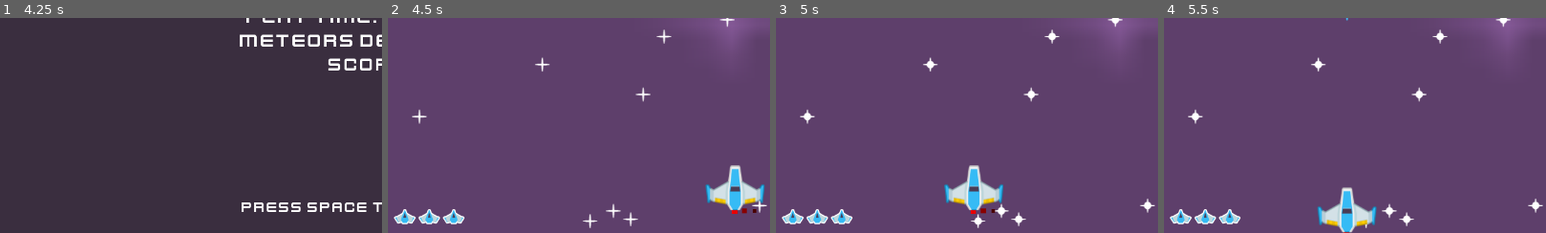
Above: before the commit, frames 1-4 (left to right).
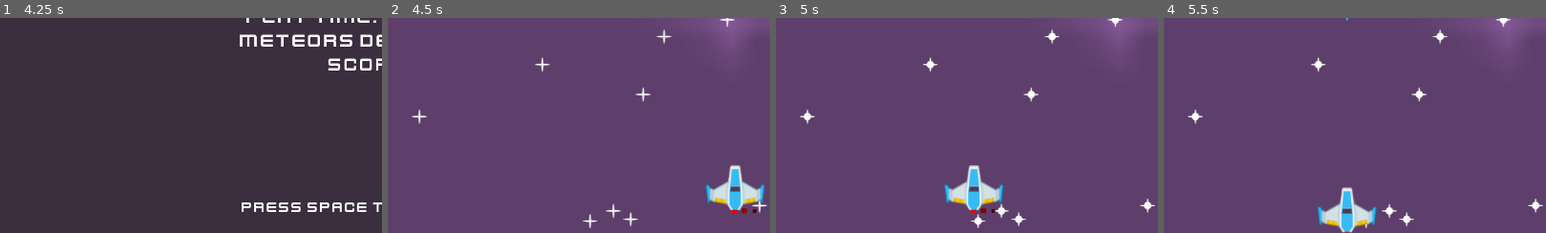
Above: after the commit, the same moments.

Repository: joeshisya/space_shooter
Game: Godot game, scene res://scenes/level.tscn
The game is run twice, just before and just after one commit, with the same random seed, the same clock (stepped at 60 frames per second) and the same inputs.
Inputs:
- Up to frame 1 (4.25 s): tap Enter at 0.5 s; hold Right (right) 0.53-1.28 s; hold Space (shoot) 0.53-1.28 s; hold Down (down) 1.28-2.03 s; tap Space (shoot) at 1.35, 2.85 s; hold Right (right) 2.03-2.78 s; hold Space (shoot) 2.03-2.78 s; hold Up (up) 2.78-3.53 s; hold Left (left) from 3.53 s (still down); hold Space (shoot) from 3.53 s (still down)
- Up to frame 2 (4.5 s): keep holding Left (left); release Space (shoot) at 4.28 s; tap Space (shoot) at 4.35 s
- Up to frame 3 (5 s): keep holding Left (left)
- Up to frame 4 (5.5 s): release Left (left) at 5.03 s; hold Down (down) from 5.03 s (still down); hold Space (shoot) from 5.03 s (still down)
The pictures show only the part of the screen within x 0-50%, y 50-100%; the shares and areas given below are measured in that part.

Frame 1 is identical in both runs. In frame 2, 0.7% of the frame differs, in the area x 1-20%, y 88-96%; in frame 3, 0.7%; in frame 4, 0.7%.

Commit message:
Added rapid shot powerup
A powerup that allows the player to fire continuously within a set time limit

Diff:
--- a/global/global.gd
+++ b/global/global.gd
@@ -1,6 +1,23 @@
 extends Node
 
+var max_health := 3
+var health := 3
 var play_time := 0
 var meteors_destroyed := 0
 var score := 0
-var shoot_rate := 3
+var shoot_rate := 4 # Shots per second
+var rapid_fire := false
+var rapid_fire_count := 0
+
+var is_shield_equiped := false
+
+
+func activate_rapid_fire() -> void:
+	rapid_fire_count += 1
+	rapid_fire = true
+	await get_tree().create_timer(10).timeout
+	rapid_fire_count -= 1
+
+	if rapid_fire_count <= 0:
+		rapid_fire = false
+		rapid_fire_count = 0  # safety net
--- a/project.godot
+++ b/project.godot
@@ -61,6 +61,7 @@
 2d_physics/layer_2="Meteor"
 2d_physics/layer_3="Walls"
 2d_physics/layer_4="Laser"
+2d_physics/layer_5="Shield"
 
 [rendering]
 
--- a/scenes/level.tscn
+++ b/scenes/level.tscn
@@ -58,20 +58,30 @@
 position = Vector2(640, 740)
 shape = SubResource("RectangleShape2D_g0xuk")
 
-[node name="MeteorTimer" type="Timer" parent="."]
-wait_time = 0.5
-autostart = true
-
 [node name="Meteors" type="Node2D" parent="."]
 metadata/_edit_lock_ = true
 
 [node name="Lasers" type="Node2D" parent="."]
 metadata/_edit_lock_ = true
 
+[node name="Powerups" type="Node2D" parent="."]
+
 [node name="AnimatedSprite2D" type="AnimatedSprite2D" parent="."]
 sprite_frames = SubResource("SpriteFrames_ubtaa")
 
 [node name="UI" parent="." instance=ExtResource("4_f31ts")]
 
+[node name="Timers" type="Node2D" parent="."]
+
+[node name="MeteorTimer" type="Timer" parent="Timers"]
+wait_time = 0.5
+autostart = true
+
+[node name="ShieldTimer" type="Timer" parent="Timers"]
+
+[node name="RapidFireTimer" type="Timer" parent="Timers"]
+
 [connection signal="laser" from="Player" to="." method="_on_player_laser"]
-[connection signal="timeout" from="MeteorTimer" to="." method="_on_meteor_timer_timeout"]
+[connection signal="timeout" from="Timers/MeteorTimer" to="." method="_on_meteor_timer_timeout"]
+[connection signal="timeout" from="Timers/ShieldTimer" to="." method="_on_shield_timer_timeout"]
+[connection signal="timeout" from="Timers/RapidFireTimer" to="." method="_on_rapid_fire_timer_timeout"]
--- /dev/null
+++ b/scenes/rapid_fire.tscn
@@ -0,0 +1,16 @@
+[gd_scene load_steps=3 format=3 uid="uid://dvht8i8gpd3hi"]
+
+[ext_resource type="Script" path="res://scripts/rapid_fire.gd" id="1_23jra"]
+[ext_resource type="Texture2D" uid="uid://rg6wjulqx8ww" path="res://graphics/powerups/lightning.png" id="1_255su"]
+
+[node name="RapidFire" type="Area2D"]
+collision_layer = 16
+script = ExtResource("1_23jra")
+
+[node name="Sprite2D" type="Sprite2D" parent="."]
+texture = ExtResource("1_255su")
+
+[node name="CollisionPolygon2D" type="CollisionPolygon2D" parent="."]
+polygon = PackedVector2Array(-6, -8, 17, -45, 8, -19, 19, -21, 2, 7, 12, 4, -12, 43, -3, 16, -13, 19, 3, -10)
+
+[connection signal="body_entered" from="." to="." method="_on_body_entered"]
--- /dev/null
+++ b/scenes/shield.gd
@@ -0,0 +1,41 @@
+extends Area2D
+
+var speed: int
+var is_equiped := false
+var player: Node2D
+
+# Called when the node enters the scene tree for the first time.
+func _ready() -> void:
+	var rng := RandomNumberGenerator.new()
+	var width = get_viewport().get_visible_rect().size[0]
+	var random_x = rng.randi_range(0, width)
+	var random_y = rng.randi_range(-150, -50)
+	position = Vector2(random_x, random_y)
+	speed = rng.randi_range(250, 400)
+
+	$Sprite2D.texture = load('res://graphics/powerups/shield_1.png')
+
+
+func _process(delta: float) -> void:
+	position += Vector2(0.0, 1.0) * speed * delta
+
+	if is_equiped:
+		position = Vector2(player.position.x, player.position.y - 50)
+
+
+func _on_body_entered(body: Node2D) -> void:
+	if not Global.is_shield_equiped:
+		speed = 0
+		player = body
+		position = Vector2(player.position.x, player.position.y -50)
+		is_equiped = true
+		Global.is_shield_equiped = true
+		await get_tree().create_timer(5).timeout
+		queue_free()
+		Global.is_shield_equiped = false
+
+
+func _on_area_entered(area: Area2D) -> void:
+	if is_equiped:
+		area.queue_free()
+		Global.meteors_destroyed += 1
--- /dev/null
+++ b/scenes/shield.tscn
@@ -0,0 +1,22 @@
+[gd_scene load_steps=4 format=3 uid="uid://bhw6xbrigjvcc"]
+
+[ext_resource type="Texture2D" uid="uid://ba46y2x7i3x10" path="res://graphics/powerups/shield_1.png" id="1_j6gfy"]
+[ext_resource type="Script" path="res://scenes/shield.gd" id="1_o6m8x"]
+
+[sub_resource type="RectangleShape2D" id="RectangleShape2D_yalr5"]
+size = Vector2(100, 116)
+
+[node name="Shield" type="Area2D"]
+collision_layer = 16
+collision_mask = 3
+script = ExtResource("1_o6m8x")
+
+[node name="Sprite2D" type="Sprite2D" parent="."]
+texture = ExtResource("1_j6gfy")
+
+[node name="CollisionShape2D" type="CollisionShape2D" parent="."]
+position = Vector2(0, 27)
+shape = SubResource("RectangleShape2D_yalr5")
+
+[connection signal="area_entered" from="." to="." method="_on_area_entered"]
+[connection signal="body_entered" from="." to="." method="_on_body_entered"]
--- a/scripts/level.gd
+++ b/scripts/level.gd
@@ -1,15 +1,52 @@
 extends Node2D
 
-var meteor_scene: PackedScene = load('res://scenes/meteor.tscn');
-var laser_scene: PackedScene = load('res://scenes/laser.tscn');
+var meteor_scene: PackedScene = load('res://scenes/meteor.tscn')
+var laser_scene: PackedScene = load('res://scenes/laser.tscn')
 var star_scene: PackedScene = load('res://scenes/star.tscn')
+var shield_scene: PackedScene = load('res://scenes/shield.tscn')
+var rapid_fire_scene: PackedScene = load("res://scenes/rapid_fire.tscn")
 
-var health: int = 3
+var rng = RandomNumberGenerator.new()
+
+var min_shield_spawn_time := 5.0
+var max_shield_spawn_time := 15.0
+
+var min_rapid_fire_spawn_time := 9.00
+var max_rapid_fire_spawn_time := 21.00
+
+func _ready() -> void:
+	get_tree().call_group('ui', 'set_health', Global.health)
+	draw_stars()
+	set_shield_timer()
+	set_rapid_fire_timer()
+
+func draw_stars():
+	var size := get_viewport().get_visible_rect().size
+	rng.randomize()
+	for count in range(0, 35):
+		var star = star_scene.instantiate()
+		var random_x = rng.randi_range(0, int(size.x))
+		var random_y = rng.randi_range(0, int(size.y))
+		star.position = Vector2(random_x, random_y)
+		$Stars.add_child(star)
+
+		#var random_scale = rng.randf_range(0.6, 1.4)
+		#star.get_child(0). = Vector2(random_scale, random_scale)
+		#
+		#star.speed
+
+func set_shield_timer():
+	rng.randomize()
+	var shield_spawn_time = rng.randf_range(min_shield_spawn_time, max_shield_spawn_time)
+	$Timers/ShieldTimer.wait_time = shield_spawn_time
+	$Timers/ShieldTimer.start()
 
 
-func _ready() -> void:
-	get_tree().call_group('ui', 'set_health', health)
-	draw_stars()
+func set_rapid_fire_timer():
+	rng.randomize()
+	var rapid_fire_spawn_time = rng.randf_range(min_rapid_fire_spawn_time, max_rapid_fire_spawn_time)
+	$Timers/RapidFireTimer.wait_time = rapid_fire_spawn_time
+	$Timers/RapidFireTimer.start()
 
 
 func _on_meteor_timer_timeout() -> void:
@@ -19,29 +56,27 @@
 
 
 func _on_meteor_collision():
-	health -= 1
-	get_tree().call_group('ui', 'set_health', health)
-	if health <= 0:
+	Global.health -= 1
+	get_tree().call_group('ui', 'set_health', Global.health)
+	if Global.health <= 0:
 		get_tree().change_scene_to_file("res://scenes/game_over.tscn")
 
 
 func _on_player_laser(pos) -> void:
 	var laser = laser_scene.instantiate()
+	laser.position = pos
 	$Lasers.add_child(laser)
-	laser.position = pos
 
 
-func draw_stars():
-	var size := get_viewport().get_visible_rect().size
-	var rng = RandomNumberGenerator.new()
-	for count in range(0, 35):
-		var star = star_scene.instantiate()
-		var random_x = rng.randi_range(0, size.x)
-		var random_y = rng.randi_range(0, size.y)
-		$Stars.add_child(star)
-		star.position = Vector2(random_x, random_y)
+func _on_shield_timer_timeout() -> void:
+	var shield = shield_scene.instantiate()
+	$Powerups.add_child(shield)
+	$Timers/ShieldTimer.stop()
+	set_shield_timer()
 
-		#var random_scale = rng.randf_range(0.6, 1.4)
-		#star.get_child(0). = Vector2(random_scale, random_scale)
-		#
-		#star.speed
+
+func _on_rapid_fire_timer_timeout() -> void:
+	var rapid_fire = rapid_fire_scene.instantiate()
+	$Powerups.add_child(rapid_fire)
+	$Timers/RapidFireTimer.stop()
+	set_rapid_fire_timer()
--- a/scripts/meteor.gd
+++ b/scripts/meteor.gd
@@ -34,6 +34,7 @@
 	position += Vector2(direction, 1.0) * speed * delta
 	rotation_degrees += rotation_speed * delta
 
+
 func _on_body_entered(_body: Node2D) -> void:
 	if can_collide:
 		collision.emit()
--- a/scripts/player.gd
+++ b/scripts/player.gd
@@ -8,19 +8,25 @@
 # Called when the node enters the scene tree for the first time.
 func _ready() -> void:
 	position = Vector2(1280/2, 720 - 75)
+	$LaserTimer.wait_time = 1.00 / Global.shoot_rate
 
 
-# Called every frame. 'delta' is the elapsed time since the previous frame.
 func _process(_delta: float) -> void:
 	var direction = Input.get_vector("left", "right", "up", "down")
 	velocity = direction * SPEED
 	move_and_slide()
 
+	if Input.is_action_pressed("shoot") && Global.rapid_fire:
+		fire()
+
 	if Input.is_action_just_pressed("shoot") && can_shoot:
-		laser.emit($LaserStartPos.global_position)
-		can_shoot = false
-		$LaserTimer.start()
-		$laser_sound.play()
+		fire()
+
+func fire():
+	laser.emit($LaserStartPos.global_position)
+	can_shoot = false
+	$LaserTimer.start()
+	$laser_sound.play()
 
 
 func _on_laser_timer_timeout() -> void:
--- /dev/null
+++ b/scripts/rapid_fire.gd
@@ -0,0 +1,25 @@
+extends Area2D
+
+var speed: int
+
+
+func _ready() -> void:
+	var rng := RandomNumberGenerator.new()
+	var width = get_viewport().get_visible_rect().size[0]
+	var random_x = rng.randi_range(0, width)
+	var random_y = rng.randi_range(-150, -50)
+	position = Vector2(random_x, random_y)
+	speed = rng.randi_range(250, 400)
+
+	$Sprite2D.texture = load('res://graphics/powerups/lightning.png')
+
+
+# Called every frame. 'delta' is the elapsed time since the previous frame.
+func _process(delta: float) -> void:
+	position += Vector2(0.0, 1.0) * speed * delta
+
+
+func _on_body_entered(body: Node2D) -> void:
+	Global.activate_rapid_fire()
+	$Sprite2D.hide()
+	await get_tree().create_timer(10).timeout
Binary file added: graphics/powerups/lightning.png
Not shown, added: graphics/powerups/lightning.png.import
Binary file added: graphics/powerups/shield_1.png
Not shown, added: graphics/powerups/shield_1.png.import
Not shown, added: documentation/🚀 Space Shooter.docx
